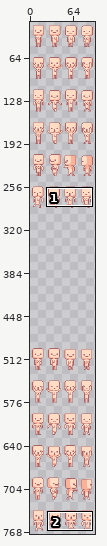
Sprite sheet, stored at res/images/femme.png. Above: a wide view before the commit, with the close-up outlined.
Close-up. First the earlier version:
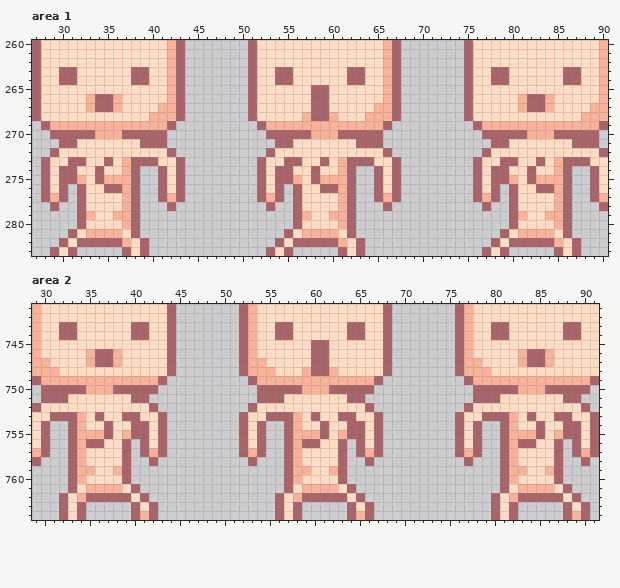
The file is 96x960 pixels. Shown: area 1: x 27..90, y 260..283; area 2: x 29..91, y 741..764. The wide view leaves out empty margins.
After the commit:
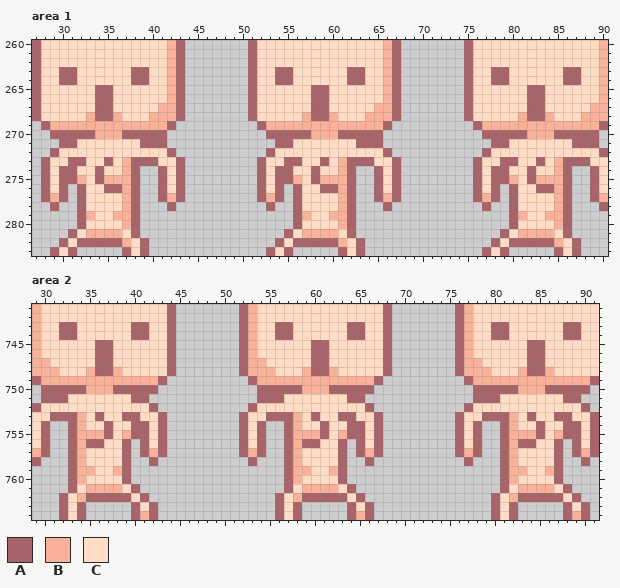
Palette (. is transparent): A #a9646a  B #f9b299  C #ffdcc3
What changed:
--- area 1
@@ x 27..90 @@
 264 ACCAACCCCCCAACCBA.......ACCAACCCCCCAACCBA.......ACCAACCCCCCAACCB
-265 ACCCCCCCCCCCCCCBA.......ACCCCCCAACCCCCCBA.......ACCCCCCCCCCCCCCB
-266 ACCCCCBAABCCCCCBA.......ACCCCCCAACCCCCCBA.......ACCCCCBAABCCCCCB
-267 ACCCCCBAABCCCCBBA.......ACCCCCCAACCCCCBBA.......ACCCCCBAABCCCCBB
-268 ACCCCCCCCCCCCBBBA.......ACCCCCBAABCCCBBBA.......ACCCCCCCCCCCCBBB
+265 ACCCCCCAACCCCCCBA.......ACCCCCCAACCCCCCBA.......ACCCCCCAACCCCCCB
+266 ACCCCCCAACCCCCCBA.......ACCCCCCAACCCCCCBA.......ACCCCCCAACCCCCCB
+267 ACCCCCCAACCCCCBBA.......ACCCCCCAACCCCCBBA.......ACCCCCCAACCCCCBB
+268 ACCCCCBAABCCCBBBA.......ACCCCCBAABCCCBBBA.......ACCCCCBAABCCCBBB
 269 .ABBBBBBBBBBBBBA.........ABBBBBBBBBBBBBA.........ABBBBBBBBBBBBBA
--- area 2
@@ x 29..91 @@
 744 BCCAACCCCCCAACCA.......ABCCAACCCCCCAACCA.......ABCCAACCCCCCAACC
-745 BCCCCCCCCCCCCCCA.......ABCCCCCCAACCCCCCA.......ABCCCCCCCCCCCCCC
-746 BCCCCCBAABCCCCCA.......ABCCCCCCAACCCCCCA.......ABCCCCCBAABCCCCC
-747 BBCCCCBAABCCCCCA.......ABBCCCCCAACCCCCCA.......ABBCCCCBAABCCCCC
-748 BBBCCCCCCCCCCCCA.......ABBBCCCBAABCCCCCA.......ABBBCCCCCCCCCCCC
+745 BCCCCCCAACCCCCCA.......ABCCCCCCAACCCCCCA.......ABCCCCCCAACCCCCC
+746 BCCCCCCAACCCCCCA.......ABCCCCCCAACCCCCCA.......ABCCCCCCAACCCCCC
+747 BBCCCCCAACCCCCCA.......ABBCCCCCAACCCCCCA.......ABBCCCCCAACCCCCC
+748 BBBCCCBAABCCCCCA.......ABBBCCCBAABCCCCCA.......ABBBCCCBAABCCCCC
 749 ABBBBBBBBBBBBBA.........ABBBBBBBBBBBBBA.........ABBBBBBBBBBBBBA
